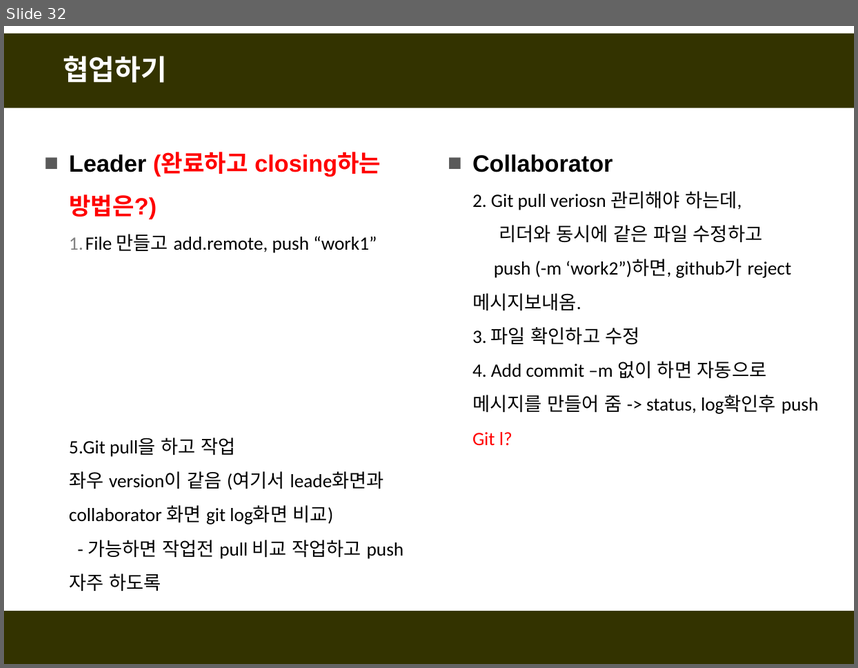
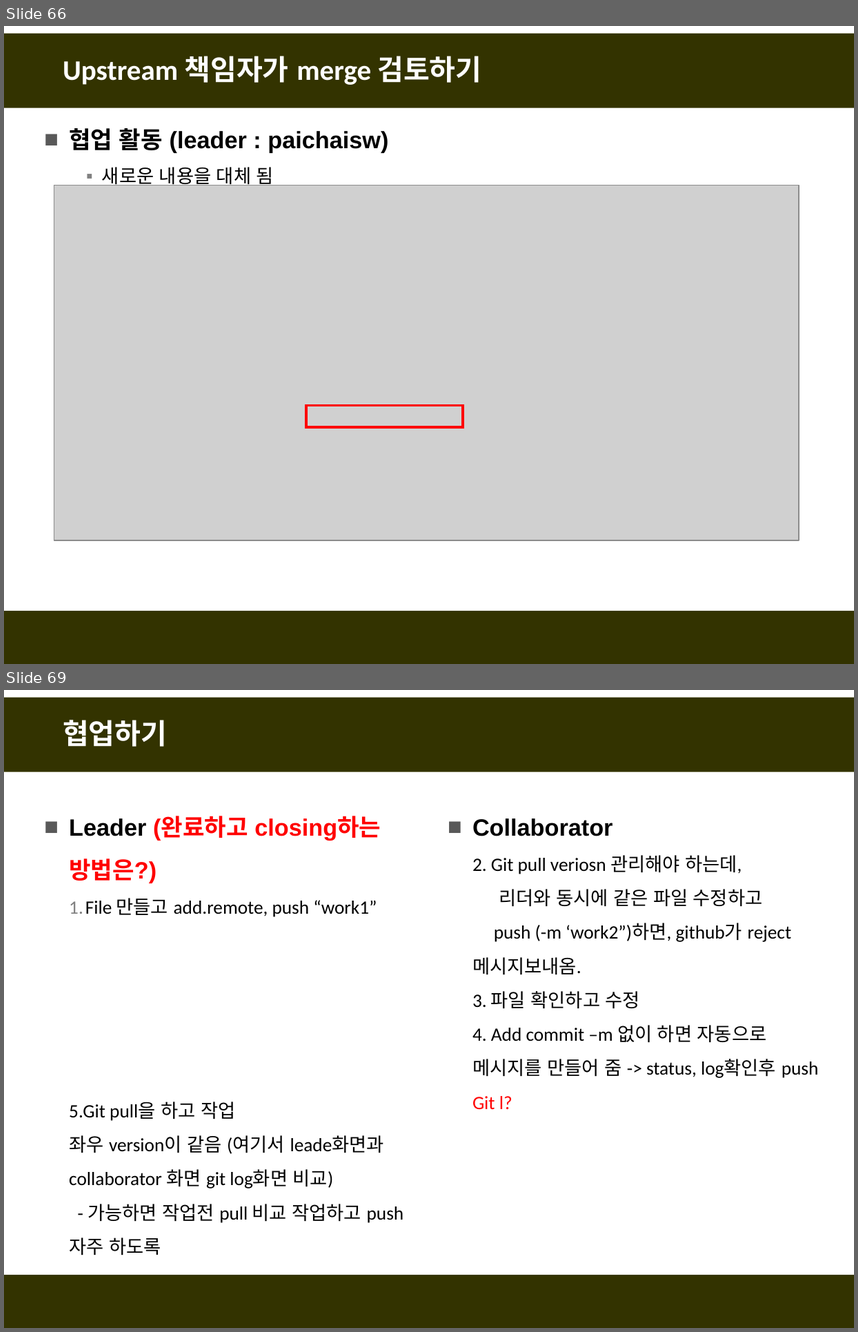
Before and after one commit to fasthill/github-lecture, a slide deck: git및github첫걸음4-협업하기.pptx. Shown one above the other, each under a label of ours: slide 32 before the commit, slides 66 and 69 after it; the slides between them are not shown. The pictures are 858x668 and 858x1332 pixels, drawn with LibreOffice and Linux fonts; fonts in the diff are those of the drawing; grey boxes stand for pictures. Boxes give left, top, right and bottom in pixels: in the first picture for what was removed or moved away, otherwise in the second. Text is boxed around its words. In the diff, an @@ line names an element or a change of style, - is before the commit and + after.

```diff
--- a/git및github첫걸음4-협업하기.pptx
+++ b/git및github첫걸음4-협업하기.pptx
@@ slide 66 added at <box>4,26,854,664</box>, background #FFFFFF; not listed: 2 template elements that a slide beside it also shows @@
@@ title added at <box>63,56,481,85</box>, 24 pt, text #FFFFFF, bold @@
+Upstream 책임자가 merge 검토하기
@@ text added at <box>69,128,388,188</box>, 20 pt, text #000000, bold @@
+■ 협업 활동 (leader : paichaisw)
+  ▪ 새로운 내용을 대체 됨
@@ picture added at <box>54,185,799,540</box> @@
@@ rectangle added at <box>306,405,462,428</box>, outline #FF0000 2.25 pt @@
@@ what was slide 32 is now slide 69 @@
```
Also in this commit, not shown: 36 other slides added.
